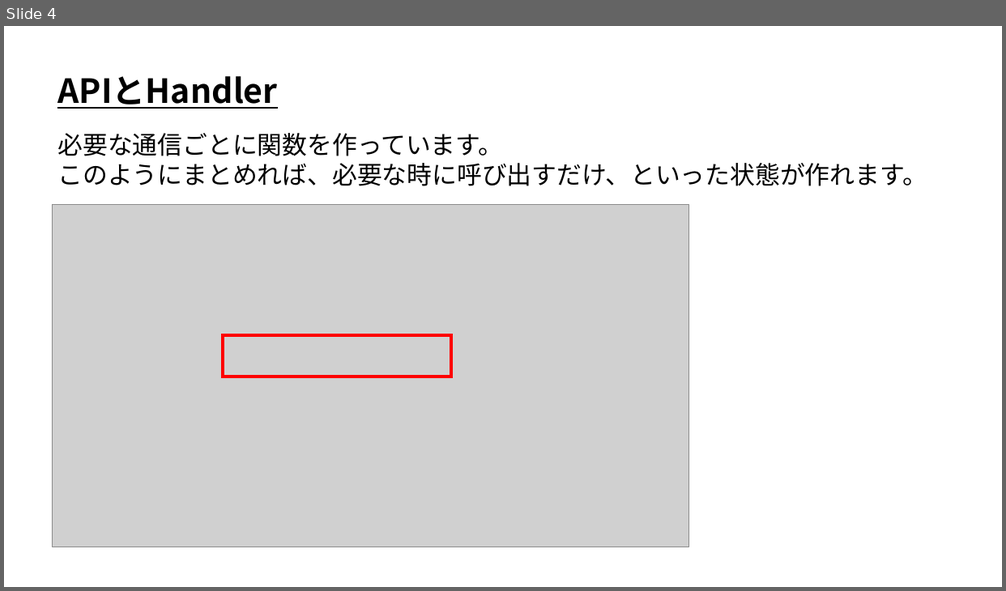
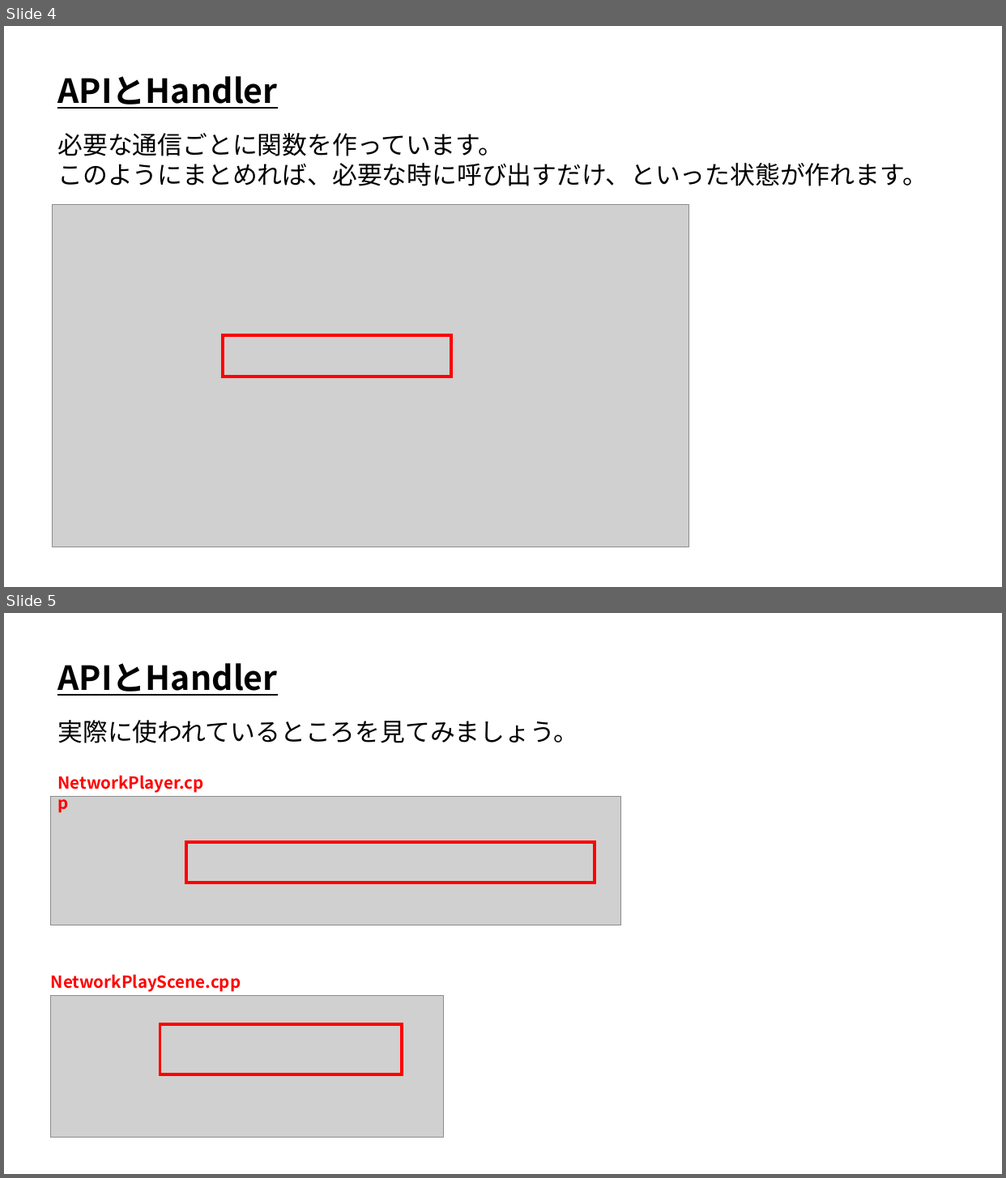
Before and after one commit to ArakiYusuke-Ohara/Textbook, a slide deck: ゲーム科3年/00_前期/オンラインゲームプログラミングⅠ/12_APIとHandler.pptx. Shown one above the other, each under a label of ours: slide 4 before the commit, slides 4 and 5 after it. The pictures are 1006x591 and 1006x1178 pixels, drawn with LibreOffice and Linux fonts; fonts in the diff are those of the drawing; grey boxes stand for pictures. Boxes give left, top, right and bottom in pixels: in the first picture for what was removed or moved away, otherwise in the second. Text is boxed around its words. In the diff, an @@ line names an element or a change of style, - is before the commit and + after.

```diff
--- a/ゲーム科3年/00_前期/オンラインゲームプログラミングⅠ/12_APIとHandler.pptx
+++ b/ゲーム科3年/00_前期/オンラインゲームプログラミングⅠ/12_APIとHandler.pptx
@@ slide 5 added at (4, 613, 1002, 1174), background #FFFFFF @@
@@ text added at (57, 663, 277, 696), 32 pt, text #000000, bold, underline @@
+APIとHandler
@@ text added at (57, 720, 578, 743), 24 pt, text #000000 @@
+実際に使われているところを見てみましょう。
@@ text added at (57, 775, 203, 793), 16 pt, text #FF0000, bold @@
+NetworkPlayer.cpp
@@ picture added at (50, 797, 621, 926) @@
@@ rectangle added at (187, 842, 595, 884), outline #FF0000 3 pt @@
@@ text added at (51, 974, 241, 992), 16 pt, text #FF0000, bold @@
+NetworkPlayScene.cpp
@@ picture added at (50, 995, 444, 1138) @@
@@ rectangle added at (160, 1024, 402, 1075), outline #FF0000 3 pt @@
```
Also in this commit, not shown: 1 slide changed, 4 other slides added, 1 other file.
